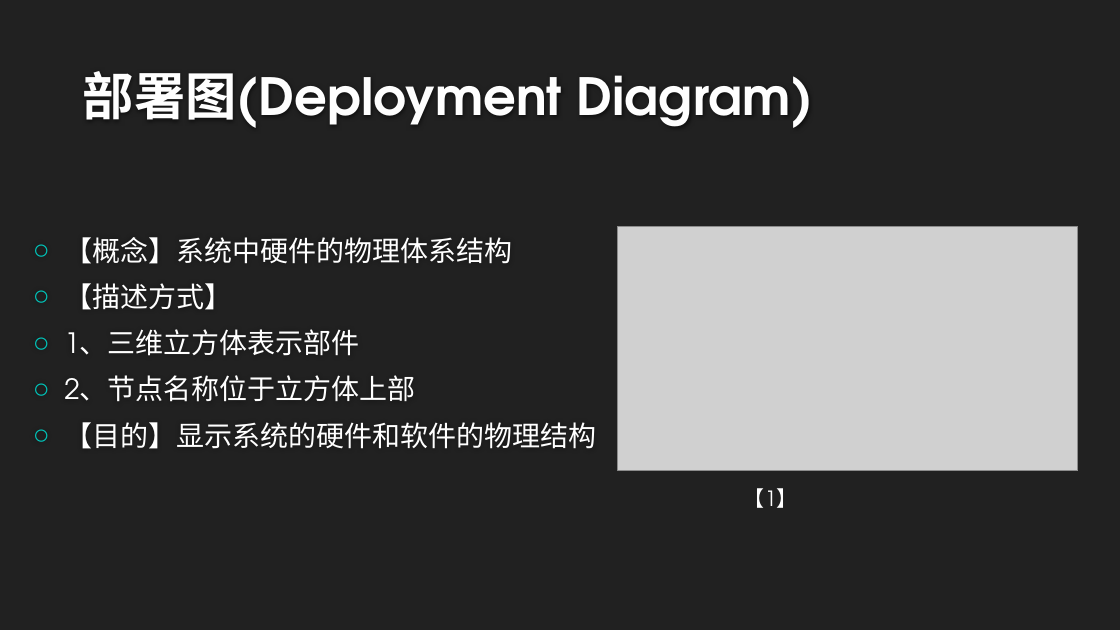
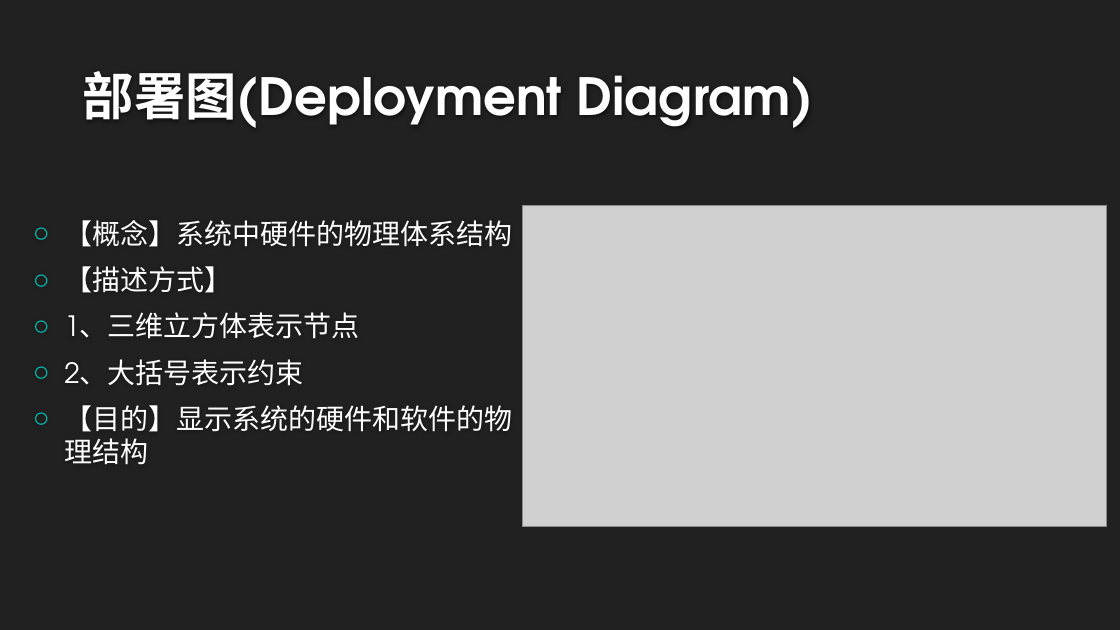
Before and after one commit to twn422/PRD2017, a slide deck: slide 20 of PRD-2017-G24/STW/非受控文件/翻转课堂作业/UML基础1/UML基础Ⅰ.pptx. Drawn at 1120x630 pixels with LibreOffice and Linux fonts; fonts in the diff are those of the drawing; grey boxes stand for pictures; background and template pictures are left out. Boxes give left, top, right and bottom in pixels: in the first picture for what was removed or moved away, otherwise in the second. Text is boxed around its words. In the diff, an @@ line names an element or a change of style, - is before the commit and + after.

```diff
--- a/PRD-2017-G24/STW/非受控文件/翻转课堂作业/UML基础1/UML基础Ⅰ.pptx
+++ b/PRD-2017-G24/STW/非受控文件/翻转课堂作业/UML基础1/UML基础Ⅰ.pptx
@@ picture: place and size @@
-picture at [618,227,1078,471]
+picture at [523,205,1107,527]
@@ text at [64,312,360,386]: text changed @@
-○ 1、三维立方体表示部件
-○ 2、节点名称位于立方体上部
+○ 1、三维立方体表示节点
+○ 2、大括号表示约束
@@ text removed at [744,488,798,508] @@
-【1】
```
Also in this commit, not shown: 4 other files.
